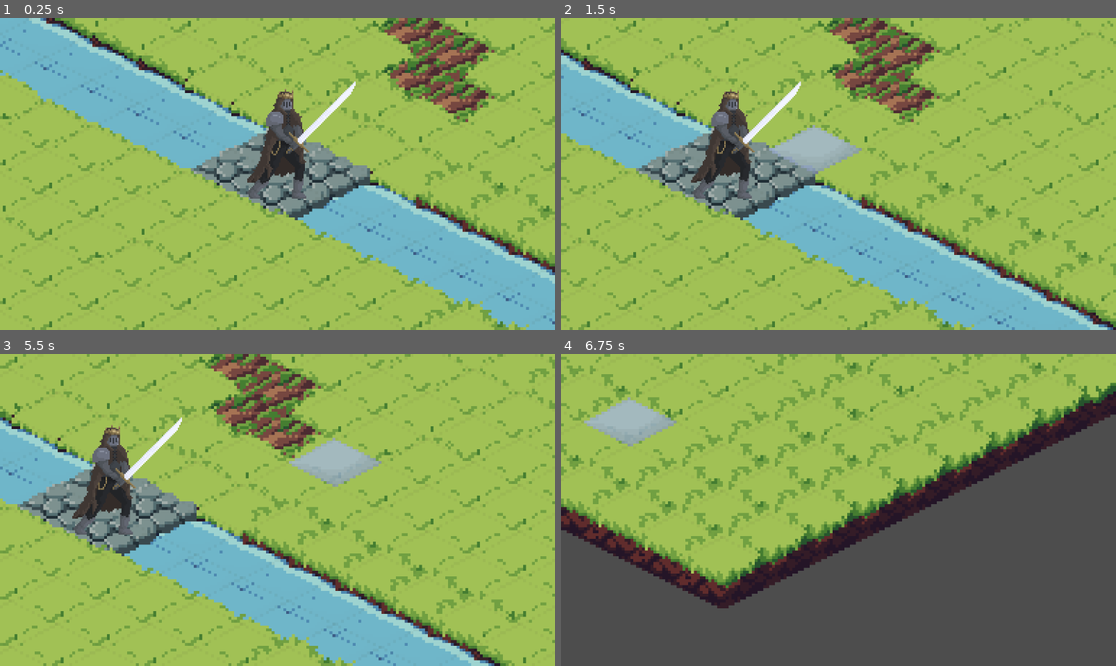
Above: before the commit, frames 1-4 (two rows, left to right).
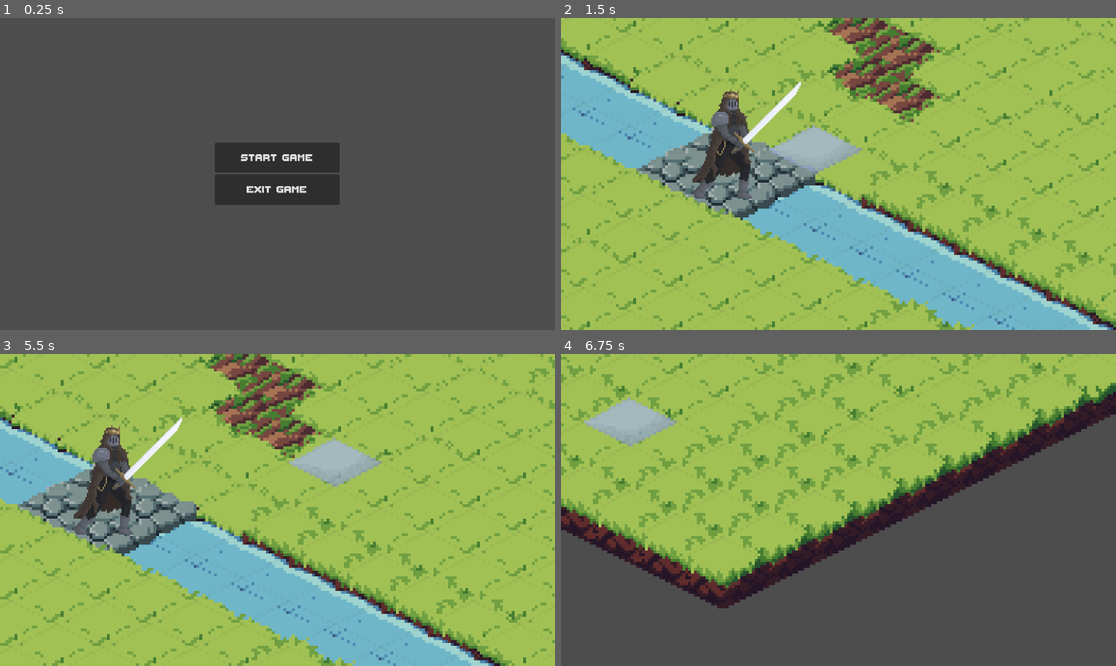
Above: after the commit, the same moments.

Repository: agh-cs-imbeciles/heralds-of-war
Game: Godot game, scene res://scenes/ui/menu/menu.tscn
Same seed, same stepped clock (60 frames per second), same inputs: the game is played once before the commit and once after it. Before the commit the project starts from res://scenes/game.tscn.
Inputs (mouse positions are in pixels of both pictures, inside the frame that each line leads up to):
- Up to frame 1 (0.25 s): no input
- Up to frame 2 (1.5 s): click (838, 158) at 0.5 s, where only the run after the commit has a clickable "START GAME"; move the mouse to (960, 158) at 1.27 s; hold Right from 1.28 s (still down); click (960, 158) at 1.42 s
- Up to frame 3 (5.5 s): move the mouse to (166, 525) at 2.02 s; release Right at 2.03 s; hold Down 2.03-2.78 s; move the mouse to (333, 441) at 2.77 s; hold Right 2.78-3.53 s; move the mouse to (249, 572) at 3.52 s; hold Up 3.53-4.28 s; click (249, 572) at 3.67 s; move the mouse to (444, 556) at 4.27 s; hold Left from 4.28 s (still down); move the mouse to (111, 463) at 5.02 s
- Up to frame 4 (6.75 s): move the mouse to (866, 510) at 5.77 s; release Left at 5.78 s; hold Down 5.78-6.53 s; click (866, 510) at 5.92 s; move the mouse to (755, 432) at 6.52 s; hold Right from 6.53 s (still down)

The runs differ from the first frame. In frame 1, 98% of the frame differs, in the area x 0-100%, y 0-100%; in frame 2, less than 0.1%; in frame 3, less than 0.1%; in frame 4, nothing differs.

Commit message:
Feat: Add main menu (#19)
Co-authored-by: Jakub Szaredko <jakub.szaredko@gmail.com>

Diff:
--- a/project.godot
+++ b/project.godot
@@ -11,7 +11,7 @@
 [application]
 
 config/name="Heralds of War"
-run/main_scene="uid://bw4ys7cn1q7an"
+run/main_scene="res://scenes/ui/menu/menu.tscn"
 config/features=PackedStringArray("4.4", "GL Compatibility")
 config/icon="res://assets/icons/icon.svg"
 
--- /dev/null
+++ b/scenes/ui/menu/menu.tscn
@@ -0,0 +1,45 @@
+[gd_scene load_steps=4 format=3 uid="uid://duqxbwqid80mr"]
+
+[ext_resource type="Script" uid="uid://drw3dg1egk23u" path="res://src/ui/menu/buttons.gd" id="1_q18yf"]
+[ext_resource type="Script" uid="uid://d0sgraw7iigi" path="res://src/ui/menu/v_box_container.gd" id="1_r4xos"]
+[ext_resource type="Theme" uid="uid://b0yl85gha4apv" path="res://themes/main_theme.tres" id="2_r4xos"]
+
+[node name="MainMenu" type="Control"]
+layout_mode = 3
+anchors_preset = 15
+anchor_right = 1.0
+anchor_bottom = 1.0
+grow_horizontal = 2
+grow_vertical = 2
+
+[node name="AspectRatioContainer" type="AspectRatioContainer" parent="."]
+layout_mode = 1
+anchors_preset = -1
+anchor_top = 0.4
+anchor_right = 1.0
+anchor_bottom = 0.6
+grow_horizontal = 2
+grow_vertical = 2
+ratio = 2.0
+
+[node name="VBoxContainer" type="VBoxContainer" parent="AspectRatioContainer"]
+layout_mode = 2
+script = ExtResource("1_r4xos")
+
+[node name="StartGameButton" type="Button" parent="AspectRatioContainer/VBoxContainer"]
+layout_mode = 2
+size_flags_vertical = 3
+theme = ExtResource("2_r4xos")
+text = "START GAME"
+script = ExtResource("1_q18yf")
+
+[node name="ExitGameButton" type="Button" parent="AspectRatioContainer/VBoxContainer"]
+layout_mode = 2
+size_flags_vertical = 3
+theme = ExtResource("2_r4xos")
+text = "EXIT GAME"
+script = ExtResource("1_q18yf")
+
+[connection signal="resized" from="AspectRatioContainer/VBoxContainer" to="AspectRatioContainer/VBoxContainer" method="_on_resized"]
+[connection signal="pressed" from="AspectRatioContainer/VBoxContainer/StartGameButton" to="AspectRatioContainer/VBoxContainer/StartGameButton" method="_on_start_game_button_pressed"]
+[connection signal="pressed" from="AspectRatioContainer/VBoxContainer/ExitGameButton" to="AspectRatioContainer/VBoxContainer/StartGameButton" method="_on_exit_game_button_pressed"]
--- /dev/null
+++ b/src/ui/menu/buttons.gd
@@ -0,0 +1,9 @@
+extends Button
+
+
+func _on_start_game_button_pressed() -> void:
+	get_tree().change_scene_to_file("res://scenes/game.tscn")
+
+
+func _on_exit_game_button_pressed() -> void:
+	get_tree().quit()
--- /dev/null
+++ b/src/ui/menu/v_box_container.gd
@@ -0,0 +1,15 @@
+extends VBoxContainer
+
+var control_children: Array[Control]
+
+
+func _ready() -> void:
+	control_children.assign(get_children()
+		.filter(func (child): return child is Control))
+
+
+func _on_resized() -> void:
+	var height = get_parent_area_size().y
+
+	for control in control_children:
+		control.add_theme_font_size_override("font_size", height / 4)
--- /dev/null
+++ b/themes/main_theme.tres
@@ -0,0 +1,7 @@
+[gd_resource type="Theme" load_steps=2 format=3 uid="uid://b0yl85gha4apv"]
+
+[ext_resource type="FontFile" uid="uid://w8gtmlejd3ia" path="res://assets/fonts/ThaleahFat.ttf" id="1_funo8"]
+
+[resource]
+resource_name = "main_theme"
+default_font = ExtResource("1_funo8")
Binary file added: assets/fonts/ThaleahFat.ttf
Not shown, added: assets/fonts/ThaleahFat.ttf.import
Not shown, added: src/ui/menu/buttons.gd.uid
Not shown, added: src/ui/menu/v_box_container.gd.uid
